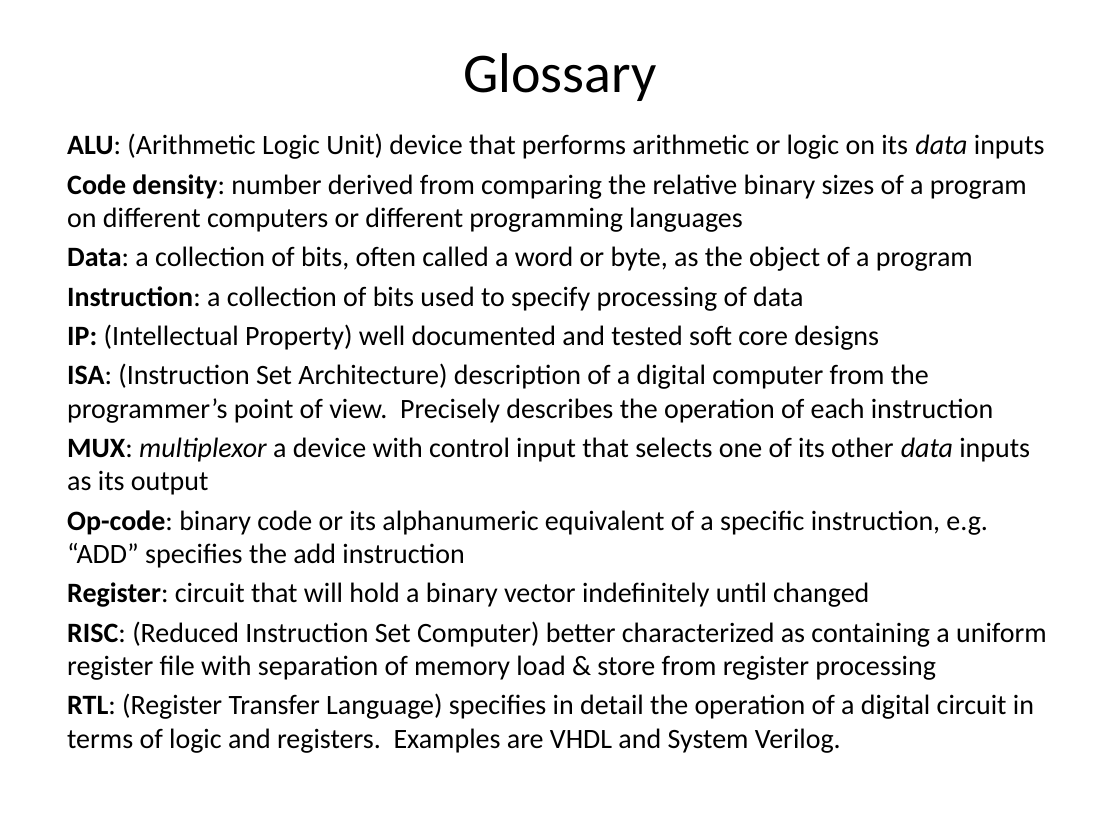
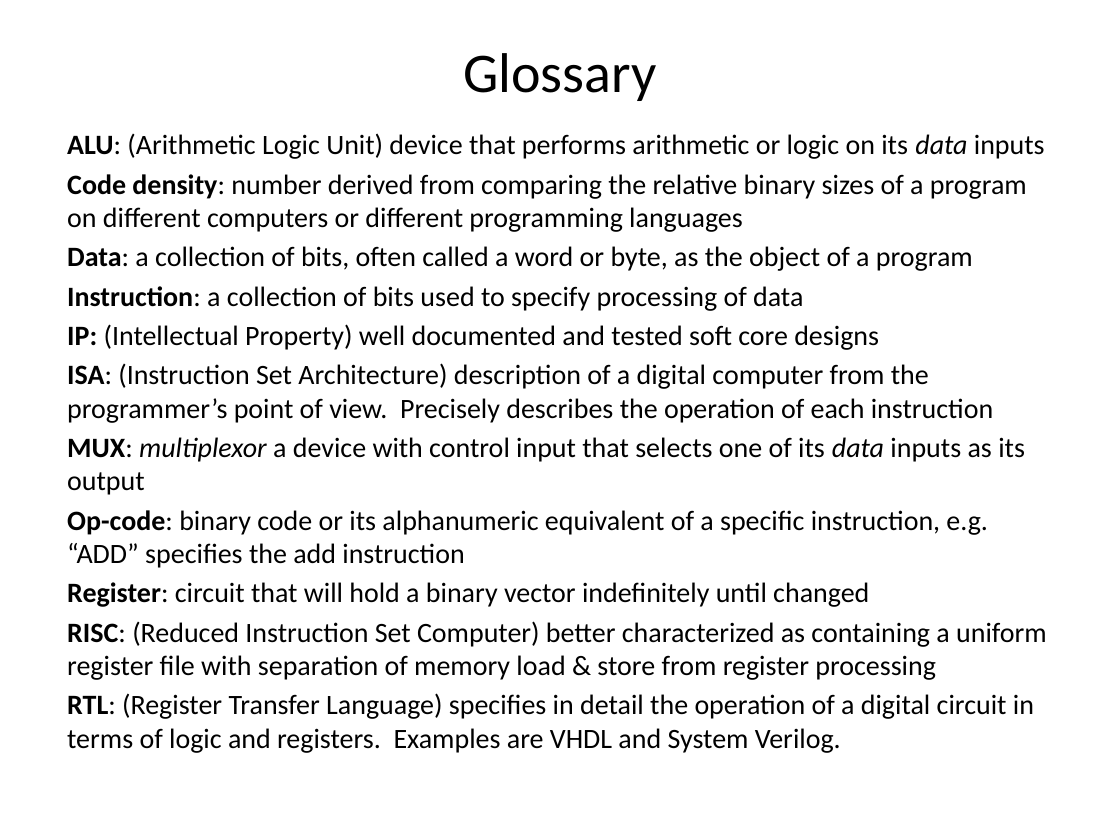
Before and after one commit to jimbrake/TROC16_16, a slide deck: slide 26 of DIY_soft-core_uP.pptx. Drawn at 1120x840 pixels with LibreOffice and Linux fonts; fonts in the diff are those of the drawing. Boxes give left, top, right and bottom in pixels: in the first picture for what was removed or moved away, otherwise in the second. Text is boxed around its words. In the diff, an @@ line names an element or a change of style, - is before the commit and + after.

```diff
--- a/DIY_soft-core_uP.pptx
+++ b/DIY_soft-core_uP.pptx
@@ text at bbox=[67, 437, 1025, 495]: text changed @@
-MUX: multiplexor a device with control input that selects one of its other data inputs as its output
+MUX: multiplexor a device with control input that selects one of its data inputs as its output
```
Also in this commit, not shown: 1 other slide changed.
